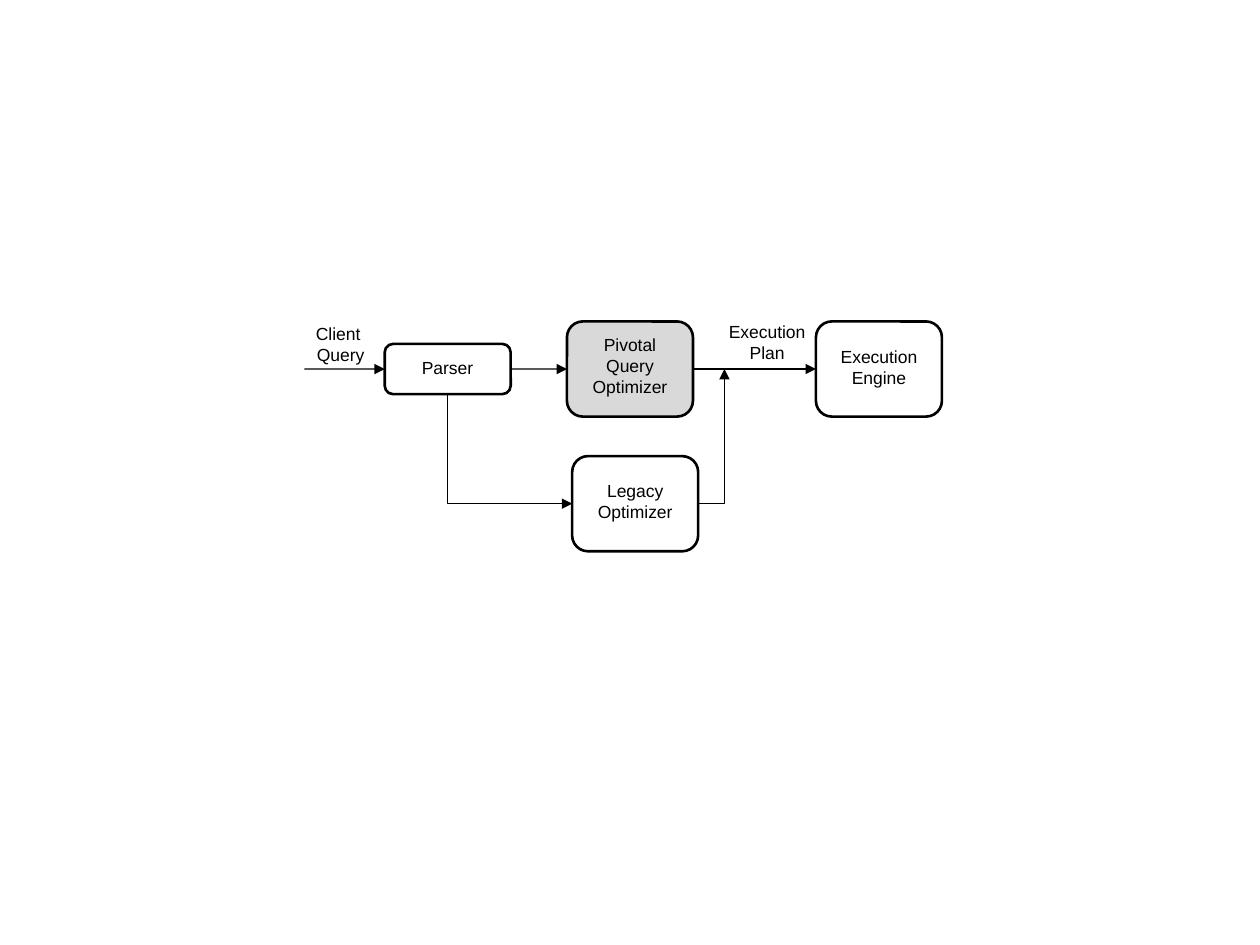
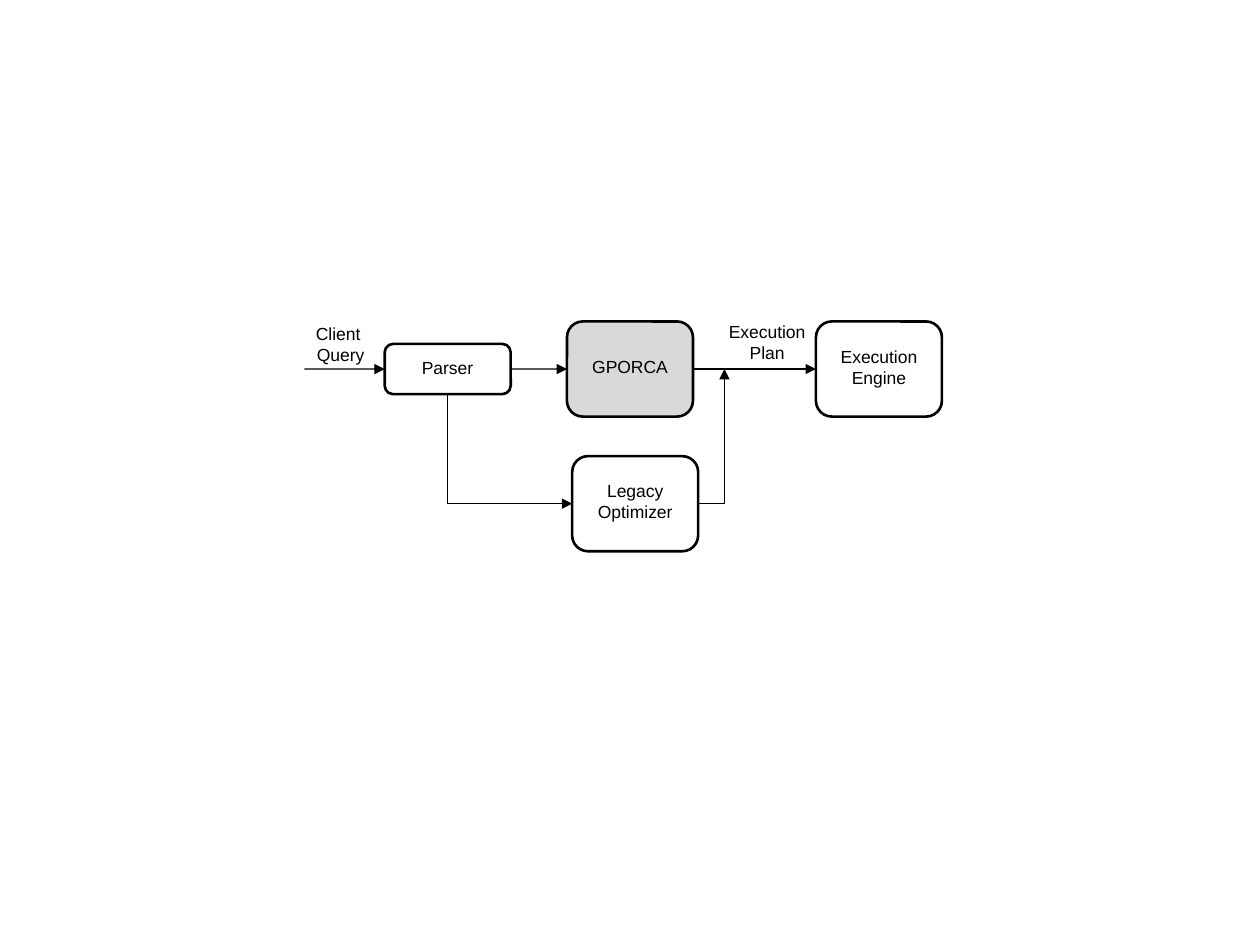
Before and after one commit to cloudberrydb/cloudberrydb, a slide deck: slide 1 of gpdb-doc/dita/graphics/source_files/piv-opt.pptx. Drawn at 1260x945 pixels with LibreOffice and Linux fonts; fonts in the diff are those of the drawing. Boxes give left, top, right and bottom in pixels: in the first picture for what was removed or moved away, otherwise in the second. Text is boxed around its words. In the diff, an @@ line names an element or a change of style, - is before the commit and + after.

Commit message:
Change PQO to GPORCA in piv-opt.png graphic (#1886)

```diff
--- a/gpdb-doc/dita/graphics/source_files/piv-opt.pptx
+++ b/gpdb-doc/dita/graphics/source_files/piv-opt.pptx
@@ text at (592, 360, 668, 373): text changed @@
-Pivotal Query Optimizer
+GPORCA
```
Also in this commit, not shown: 2 other files.
